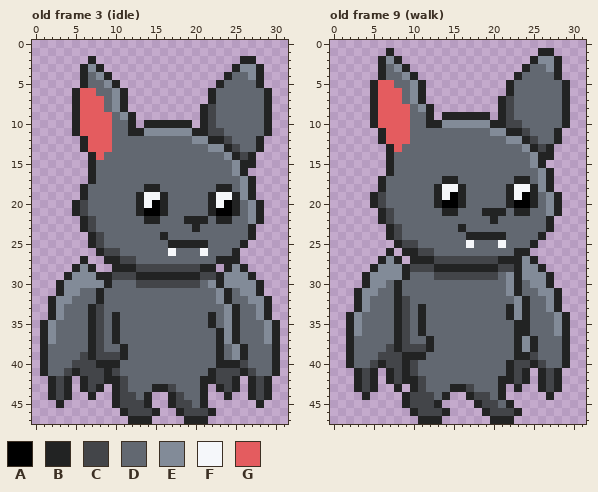
One commit to this pixel-art file: assets/player_bat.aseprite. Above is the file before it was changed.
32x48 pixels, 16 frames. Shown: old frame 3 (idle), old frame 9 (walk). The commit also changed other frames, which this record leaves out.
Visible layers, top first: "head", "body/wings", "wings/body".
Palette (. is transparent): A #000000  B #222323  C #434549  D #626871  E #828b98  F #f5f7fa  G #e45c5f
Pixels before, old frame 3 (idle), first column x 1:
 2 ......B..................BB...
 3 .....BEB................BEEB..
 4 .....BDEB..............BDDEB..
 5 .....BDDEB............BDDDDB..
 6 ....BGGDDEB..........BDDDDDDB.
 7 ....BGGGDEB..........BDDDDDDB.
 8 ....BGGGDEB.........BCDDDDDDB.
 9 ....BGGGGDEB........BCDDDDDDB.
10 ....BGGGGDDB.BBBBBB.BCDDDDDDB.
11 ....BGGGGDDBBEEEEEEBBCCDDDDDB.
12 .....BGGGDDDDDDDDDDEEBBCDDDB..
13 .....BGGGDDDDDDDDDDDDEEBCDDB..
14 ......BGDDDDDDDDDDDDDDDEBCB...
15 ......BDDDDDDDDDDDDDDDDDEBB...
16 ......BDDDDDDDDDDDDDDDDDEB....
17 ......BDDDDDDDDDDDDDDDDDDEB...
18 .....BDDDDDDDBBDDDDDDDBBDEB...
19 .....BDDDDDDBFFBDDDDDBFFBEB...
20 ....BCDDDDDDBFABDDDDDBFABDEB..
21 ....BCDDDDDDBAABDDDDDBAABDEB..
22 .....BCDDDDDDBBDDDBBBDBBDDEB..
23 .....BCDDDDDDDDDDDDBDDDDDDB...
24 ......BCDDDDDDDBDDDDDDDDDDB...
25 ......BCDDDDDDDDBBBBBDDDDB....
26 .......BCCDDDDDDFDDDFDDDB.....
27 .....B..BBCCDDDDDDDDDDBBB.....
28 ....BEB..BBBCCCCCCCCBB.BEB....
29 ...BEEEBBCCCBBBBBBBBCCBEEEB...
30 ..BEEEEEBDDDCCCCCCCCDEBEEEEB..
31 ..BEEDDBDDDDDDDDDDDDDDEBDEEB..
32 .BEEDDDBDDDDDDDDDDDDDDEBDDEEB.
33 .BEDDDBCDDDDDDDDDDDDDDDEBDDEB.
34 .BEDDDBCDBDDDDDDDDDDDBDEBDDEB.
35 BEDDDDBCDBDDDDDDDDDDDBDEBDDDEB
36 BEDDDDBCDBDDDDDDDDDDDDBEBDDDEB
37 BEDDDDBCDBDDDDDDDDDDDDBEBDDDEB
38 BDDDDDBCDDBDDDDDDDDDDDBDEBDDDB
39 BDDDDCBCCCBDDDDDDDDDDDBDEBDDDB
40 BDDDCCCBBBDDDDDDDDDDDDBBBCDDDB
41 BDDCBCCCBCDDDDDDDDDDDBCCCBCDDB
42 .BCB.BCCBBCDDDDDDDDDBBCCB.BCB.
43 .BCB.BCB.BCDDDBBCDDDB.BCB.BCB.
44 .BCB..B..BCCDB..BCDDB..B..BCB.
45 ..B......BCCCB..BCCDB......B..
46 ..........BCCCB..BCCCB........
47 ...........BBB....BBB.........
Pixels before, old frame 9 (walk), first column x 2:
 1 .....B..................BB..
 2 ....BEB................BEEB.
 3 ....BDEB..............BDDEB.
 4 ....BDDEB............BDDDDB.
 5 ...BGGDDEB..........BDDDDDDB
 6 ...BGGGDEB..........BDDDDDDB
 7 ...BGGGDEB.........BCDDDDDDB
 8 ...BGGGGDEB........BCDDDDDDB
 9 ...BGGGGDDB.BBBBBB.BCDDDDDDB
10 ...BGGGGDDBBEEEEEEBBCCDDDDDB
11 ....BGGGDDDDDDDDDDEEBBCDDDB.
12 ....BGGGDDDDDDDDDDDDEEBCDDB.
13 .....BGDDDDDDDDDDDDDDDEBCB..
14 .....BDDDDDDDDDDDDDDDDDEBB..
15 .....BDDDDDDDDDDDDDDDDDEB...
16 .....BDDDDDDDDDDDDDDDDDDEB..
17 ....BDDDDDDDBBDDDDDDDBBDEB..
18 ....BDDDDDDBFFBDDDDDBFFBEB..
19 ...BCDDDDDDBFABDDDDDBFABDEB.
20 ...BCDDDDDDBAABDDDDDBAABDEB.
21 ....BCDDDDDDBBDDDBBBDBBDDEB.
22 ....BCDDDDDDDDDDDDBDDDDDDB..
23 .....BCDDDDDDDBDDDDDDDDDDB..
24 .....BCDDDDDDDDBBBBBDDDDB...
25 ......BCCDDDDDDFDDDFDDDB....
26 .....B.BBCCDDDDDDDDDDBB.....
27 ....BEB.BBBCCCCCCCCBBBEB....
28 ...BEEEBCCCBBBBBBBBCCBEEB...
29 ..BEEEEBDDDCCCCCCCCDEBEEEB..
30 ..BEEDBDDDDDDDDDDDDDEBDEEB..
31 .BEEDDBDDDDDDDDDDDDDEBDDEEB.
32 .BEDDDBCDDDDDDDDDDDDDEBDDEB.
33 .BEDDDBCDBDDDDDDDDDDBEBDDEB.
34 BEDDDDBCDBDDDDDDDDDDBEBDDDEB
35 BEDDDDBCDBDDDDDDDDDDDBBDDDEB
36 BEDDDDBCDBDDDDDDDDDDDBBDDDEB
37 BDDDDDBCDDBDDDDDDDDDDBEBDDDB
38 BDDDDCBCCCBDDDDDDDDDDBEBDDDB
39 BDDDCCCBBBDDDDDDDDDDDBBCDDDB
40 BDDCBCCBCDDDDDDDDDDDBCCBCDDB
41 .BCB.BCBCDDDDDDDDDDDBCB.BCB.
42 .BCB.BCBBCDDDDDDDDDBBCB.BCB.
43 .BCB..B.BCDDDBBCDDDB.B..BCB.
44 ..B....BCCCDB..BCCDB.....B..
45 .......BCCCB....BCCDB.......
46 ........BCCCB....BCCCB......
47 .........BBB......BBB.......
And afterwards:
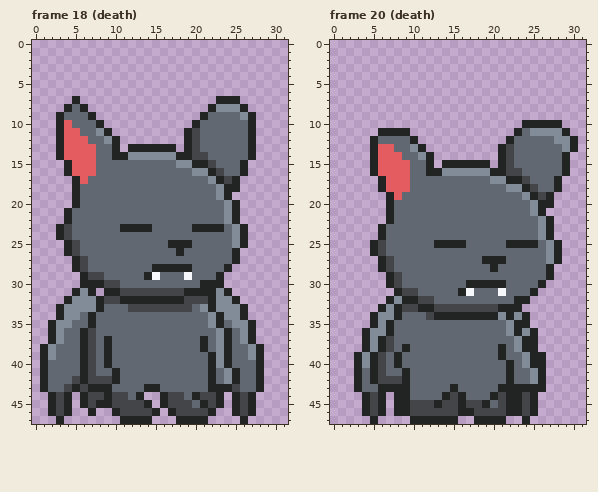
A new or re-ordered frame is compared with the old frame closest to it.
What changed:
frames 16 -> 20
Changed rows in their new state; - is an unchanged pixel.
Frame 18 (death) is new; against old frame 3 (idle), layers "head", "body/wings", "wings/body":
first column x 1:
 2 ------.------------------..---
 3 -----...----------------....--
 4 -----....--------------.....--
 5 -----.....------------......--
 6 ----.......----------........-
 7 -----......----------.BBB....-
 8 ---BDB.....---------.BEEEB...-
 9 --BDDDB.....---------D---EB..-
10 --BGDDDB....-......BDD----B..-
11 --BGGDDEB.........BCDDD---B..-
12 --BGGGDDEB........BCDDDD--B.--
13 --BGGG-DDB.BBBBBB.BC-DDDD-B.--
14 --BGGGGD-BBEEEEEEBBCC--DDD----
15 ---BGGG----------EEBBC--D-.---
16 ---BGGG------------EEBC-D-----
17 ----BGD--------------EBCB..---
18 ----BD-------DD-------E-B..---
19 ----BD------DDDD-----DEB...---
20 -----D------DDDD-----DDE-...--
21 ---BDD------DDDD-----DDE-...--
22 ---BDDD------DD---DDD-DEB...--
23 --BCDDD---BBBB------BBB-EB.---
24 --BCDDDD-------D--------EB.---
25 ---BCDDD-----------DD---E-----
26 ---BCDDDDD------DB--D---------
27 ----BCDDDDDD----------DD------
28 -----CDDDDDDDDBBBBBDDDD-..----
29 ---..BCCDDDDD-FDDDFDDD-....---
30 --...BBBCC--DDDDDDDDBB-.....--
31 --..BEB.BBCCCCCCCCBBBB--....--
32 -..BEEE-CCBBBBBBBBCCCB-EB....-
33 -.BEEEEB---CCCCCCCC-EBE-EB...-
34 -.BEE--D-D-----------EB-EB...-
35 .BEE---D-D-----------EBDEEB...
36 .BE--BCD-D------------EBDEB...
37 .BE--BCDBD----------B-EBDEB...
38 -E---BCDB-D---------B-EBDDEB..
39 -E---BCDBDD----------BEBDDEB..
40 ----DB-D-D-----------BE-DD-B..
41 ---DDB-DDB------------DEBDDB..
42 BDDDC---C-D---------D-DE-DDB.-
43 BDDCBCB-BDD--B-DD---DB-BCDDB.-
44 -----BCCBC-DB.-BC--BCCB.BC-..-
45 -BCB-BCBBC-----BC----CB-BCB.--
46 -BCB--B--BC-----BC------BCB---
47 --B-------B------B-------B----
Frame 20 (death) is new; against old frame 9 (walk), layers "head", "body/wings", "wings/body":
first column x 2:
 1 -----.------------------..---
 2 ----...----------------....--
 3 ----....--------------.....--
 4 ----.....------------......--
 5 ---.......----------........-
 6 ---.......----------........-
 7 ---.......---------.........-
 8 ---........--------.........-
 9 ---........-......-.........-
10 ---...................BBBBB.-
11 -----BBB.............-DEEEEB-
12 ---BDDDDB...........BDDD--EEB
13 ---BGGD-EB.........BC-DDDDDEB
14 ---BGGG--EB........BC--DDDDB-
15 ---BGGGG--B.BBBBBB.BC--DDDDB-
16 ---BGGGG--BBEEEEEEBBCC--DDDB-
17 -----GGG----DD----EEB-C-DDB--
18 -----GGG---DDDD-----EEBCDDB--
19 ---..BG----DDDD-----DDE-CB.--
20 ---..B-----DDDD-----DDDEBB.--
21 ----.B------DD---DDD-DDEB..--
22 ----.B------------D-----E----
23 ----BDD-------D---------E----
24 ----BDD--------DDDDD----EB---
25 ---BCDDDD--BBBBD---DBBB-DEB--
26 ---BCDDDDDD----------DDDDEB--
27 -----CDDDDDDDDDDDBB-DDDDDEB--
28 ---.BCDDDDDDDDDDDD-DDDDDDB---
29 --...BCD---DDDDDDDD-DDDDD----
30 --...BC--------BBBBBDD-DB.---
31 -.....-CC-----BF---FDD-B...--
32 -....BEBBCC----------B-....--
33 -...BE--C-BCCCCCCCCB-B.....--
34 ...BEE-D-DCBBBBBBBBE---.....-
35 ...BEBDD-D----------E--.....-
36 ..BEEBDD-D----------E-EB....-
37 ..BEBCDD--D----------EB-....-
38 ..BEB-DBDDD--------B-EB-....-
39 .BEB-DBDDD---------B-DEBB...-
40 .BEBCDBDD------------DE-B...-
41 --D-CDD-D------------DDE-..--
42 --D-CC--DD---------D-DDE-..--
43 --DDBB-BDD----DD----B-BB-..--
44 ---CB-B-DDD--CBDDDBCBBCB-.---
45 --BCB-B-----CCBCCBDC-BCB-----
46 --BCB-BBC---CCBBCC--B-CB-----
47 ---B----B---BB--BB--.-B------
Boxes around the changes in both pictures, in picture pixels (x1, y1, x2, y2):
changed: (40, 56, 280, 424)
changed: (346, 48, 578, 424)
